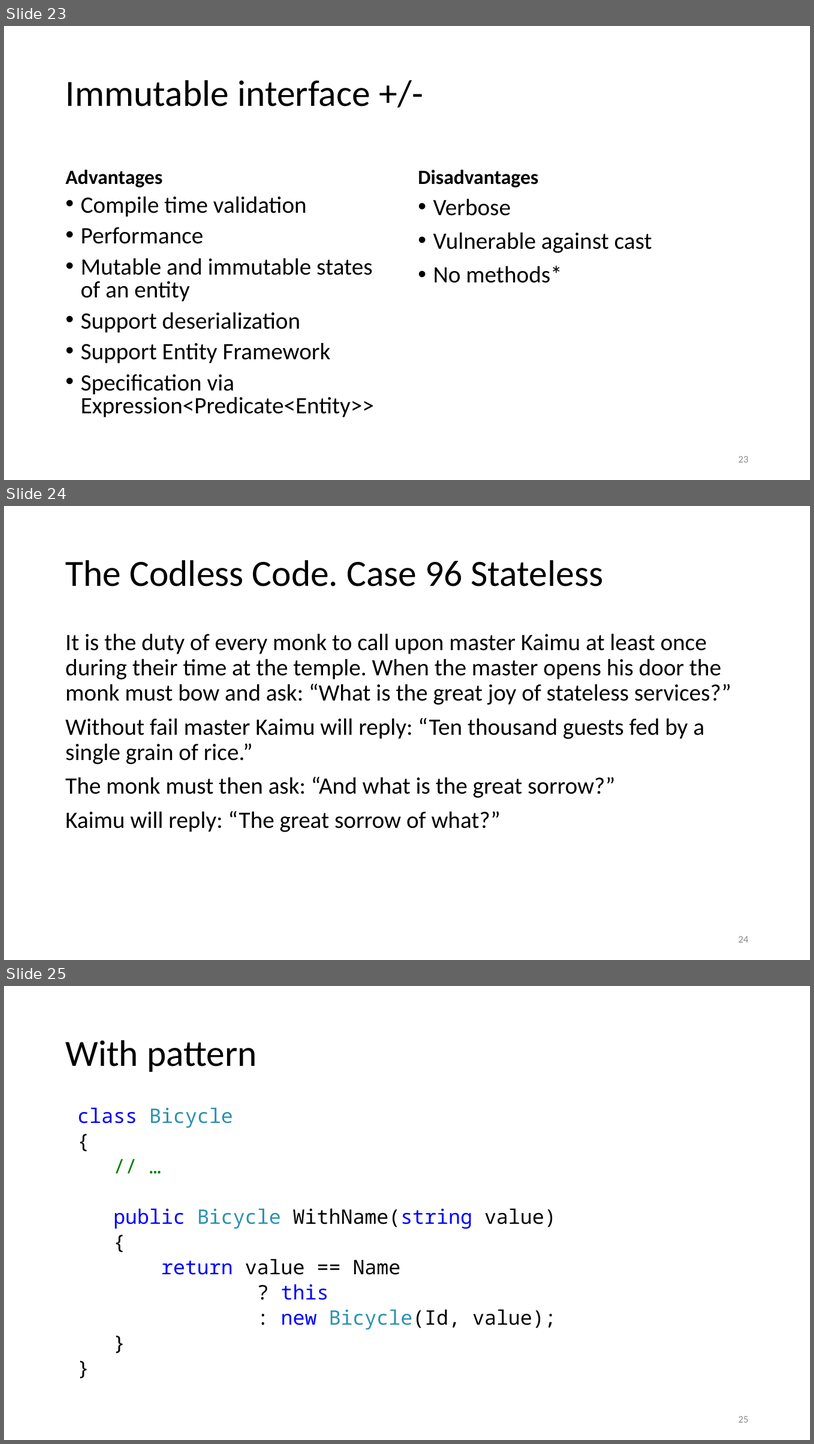
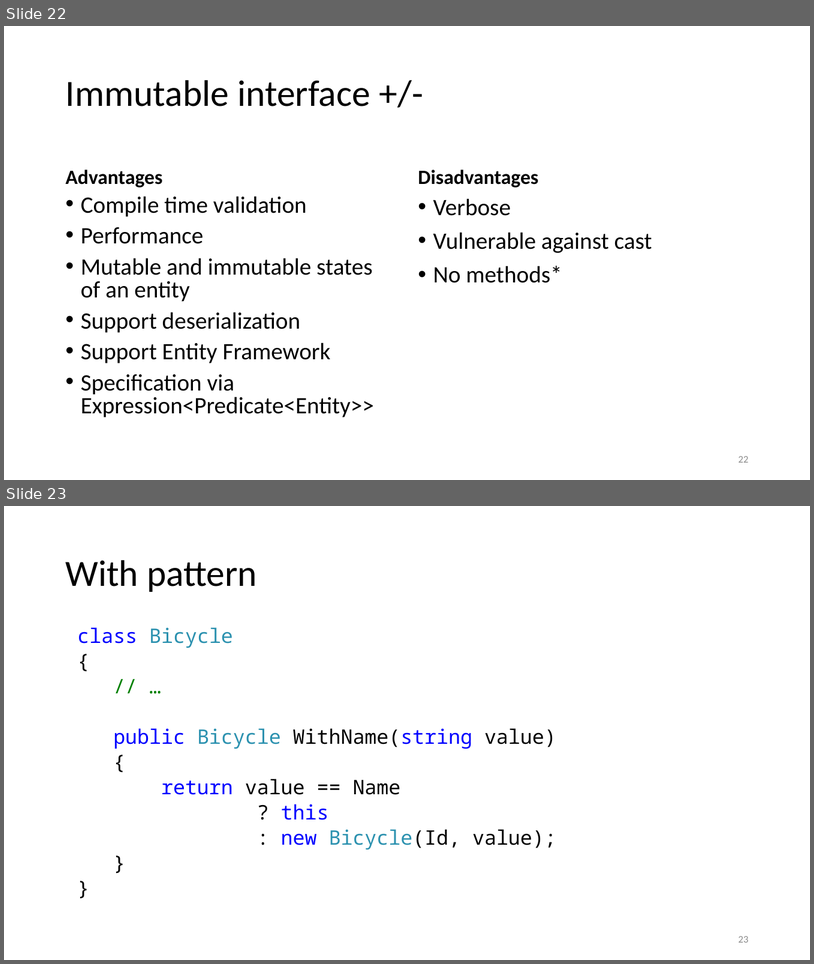
Before and after one commit to kugushev/presentations, a slide deck: Presentation.pptx. Shown one above the other, each under a label of ours: slides 23, 24 and 25 before the commit, slides 22 and 23 after it. The pictures are 814x1444 and 814x964 pixels, drawn with LibreOffice and Linux fonts; fonts in the diff are those of the drawing. Boxes give left, top, right and bottom in pixels: in the first picture for what was removed or moved away, otherwise in the second. Text is boxed around its words. In the diff, an @@ line names an element or a change of style, - is before the commit and + after.

```diff
--- a/Presentation.pptx
+++ b/Presentation.pptx
@@ slide 24 removed at <box>4,506,810,960</box>, background #FFFFFF @@
@@ title removed at <box>65,560,604,586</box> @@
-The Codless Code. Case 96 Stateless
@@ text removed at <box>65,633,732,832</box> @@
-It is the duty of every monk to call upon master Kaimu at least once during their time at the temple. When the master opens his door the monk must bow and ask: “What is the great joy of stateless services?”
-Without fail master Kaimu will reply: “Ten thousand guests fed by a single grain of rice.”
-The monk must then ask: “And what is the great sorrow?”
-Kaimu will reply: “The great sorrow of what?”
@@ page number removed at <box>738,936,749,942</box> @@
-24
@@ what was slide 23 is now slide 22 @@
@@ page number at <box>738,456,749,462</box>: text changed @@
-23
+22
@@ what was slide 25 is now slide 23 @@
@@ page number at <box>738,936,749,942</box>: text changed @@
-25
+23
```
Also in this commit, not shown: 2 slides changed, 4 slides added, 4 other slides removed.
